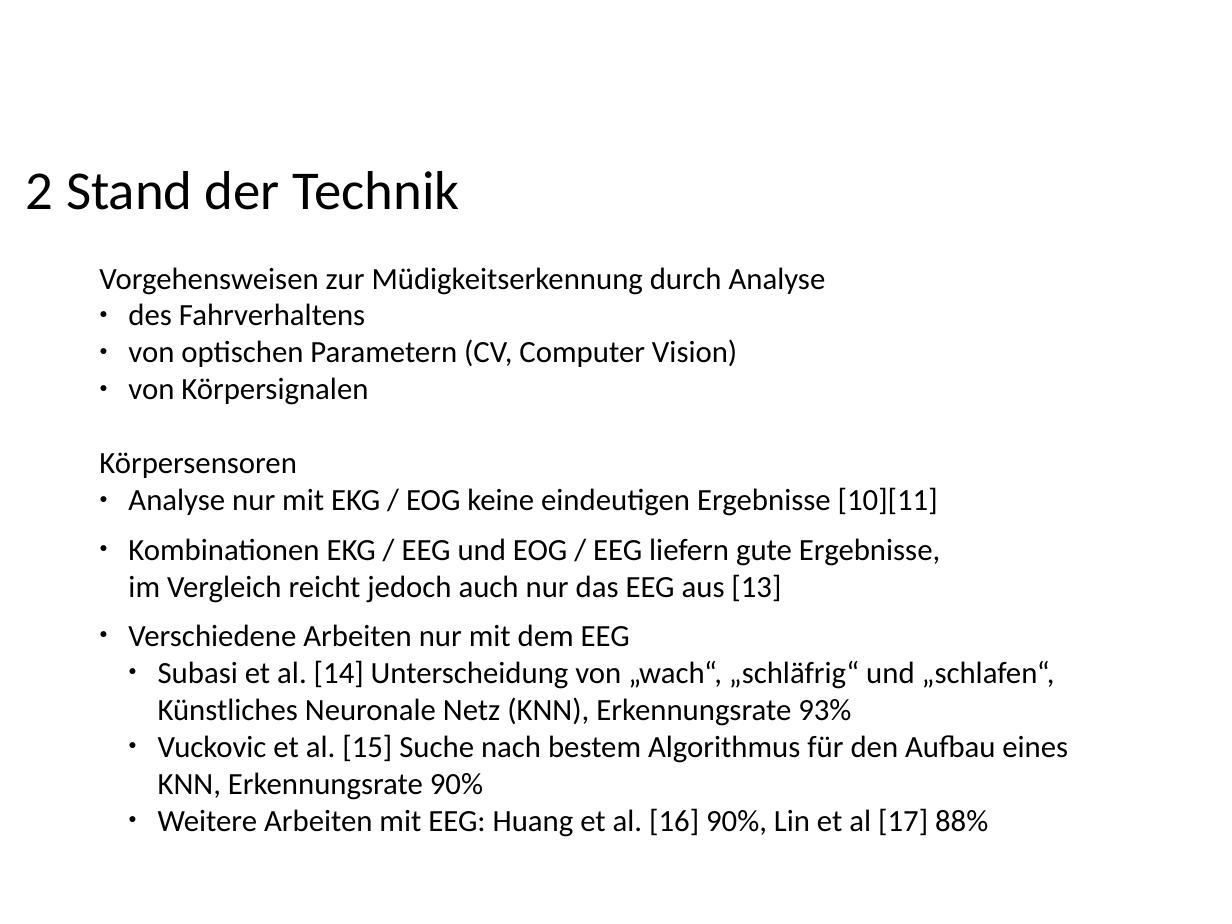
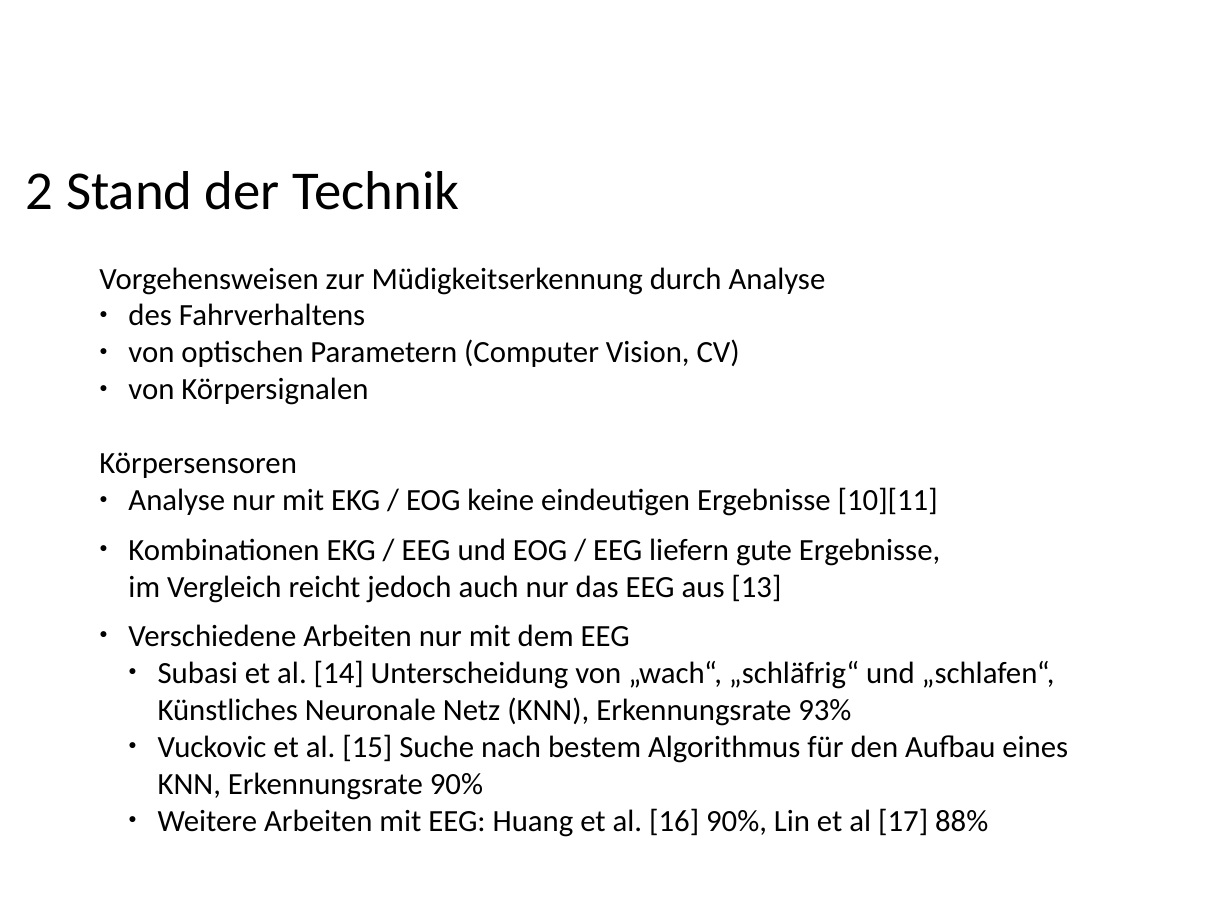
Before and after one commit to ppasler/current-adas, a slide deck: slide 4 of project/presentation/Praesentation_PoSDBoS_Pasler.odp (slide 5 before the commit). Drawn at 1232x924 pixels with LibreOffice and Linux fonts; fonts in the diff are those of the drawing; background and template pictures are left out. Boxes give left, top, right and bottom in pixels: in the first picture for what was removed or moved away, otherwise in the second. Text is boxed around its words. In the diff, an @@ line names an element or a change of style, - is before the commit and + after.

```diff
--- a/project/presentation/Praesentation_PoSDBoS_Pasler.odp
+++ b/project/presentation/Praesentation_PoSDBoS_Pasler.odp
@@ text at (128,339,740,367): text changed @@
-● von optischen Parametern (CV, Computer Vision)
+● von optischen Parametern (Computer Vision, CV)
```
Also in this commit, not shown: 9 other slides changed, 3 slides added, 2 slides removed, 1 other file.
